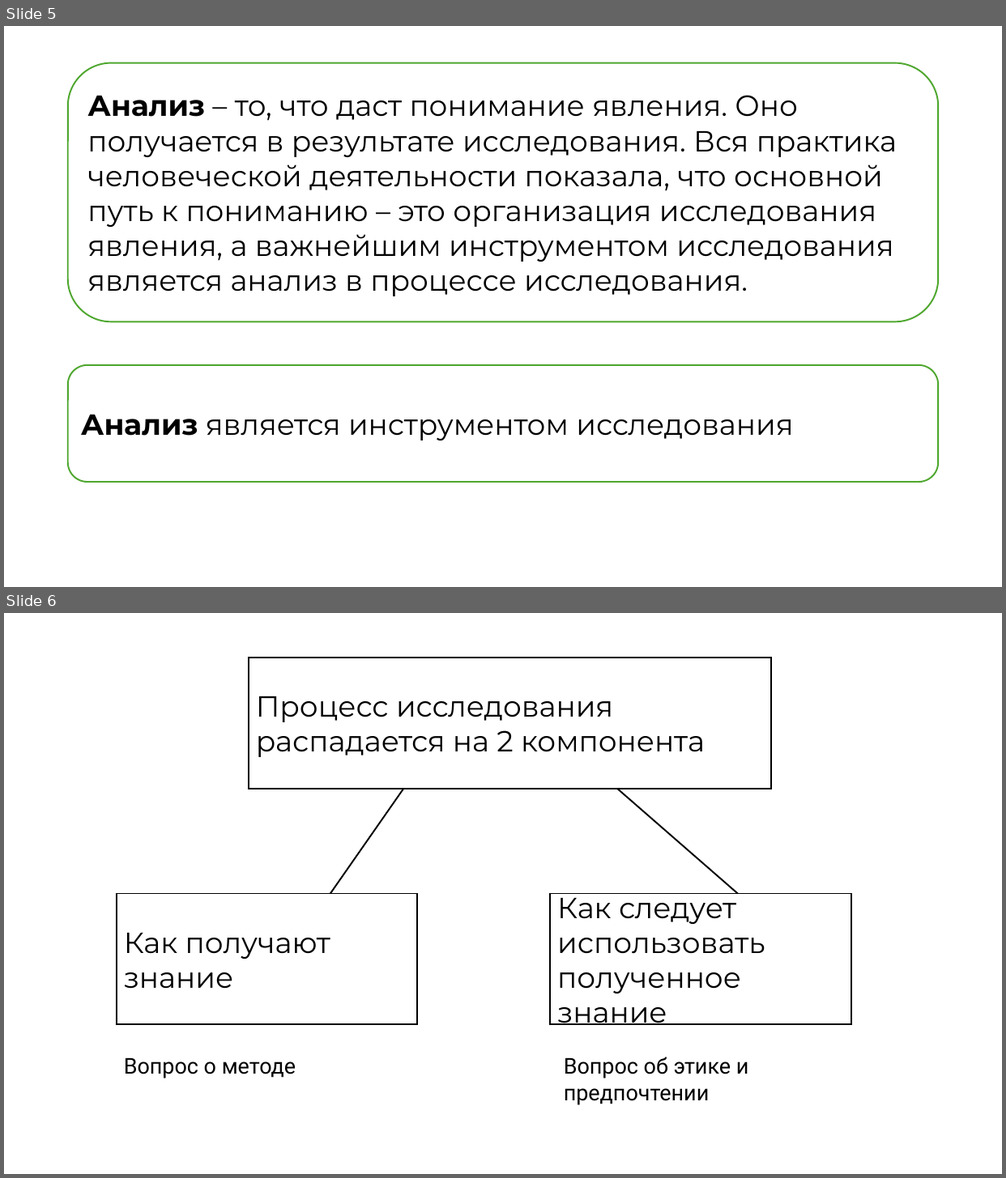
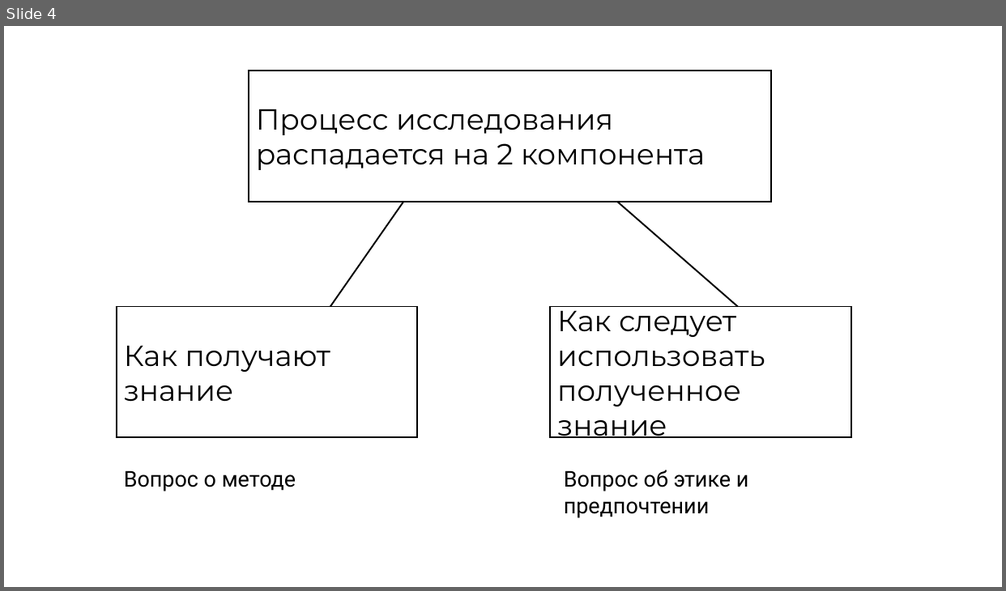
Before and after one commit to kuskas112/Labs, a slide deck: Основы системного анализа/lab1/lab1.pptx. Shown one above the other, each under a label of ours: slides 5 and 6 before the commit, slide 4 after it. The pictures are 1006x1178 and 1006x591 pixels, drawn with LibreOffice and Linux fonts; fonts in the diff are those of the drawing. Boxes give left, top, right and bottom in pixels: in the first picture for what was removed or moved away, otherwise in the second. Text is boxed around its words. In the diff, an @@ line names an element or a change of style, - is before the commit and + after.

```diff
--- a/Основы системного анализа/lab1/lab1.pptx
+++ b/Основы системного анализа/lab1/lab1.pptx
@@ slide 5 removed at (4,26,1002,587), background #FFFFFF @@
@@ rounded rectangle removed at (68,62,938,322) @@
-Анализ – то, что даст понимание явления. Оно получается в результате исследования. Вся практика человеческой деятельности показала, что основной путь к пониманию – это организация исследования явления, а важнейшим инструментом исследования является анализ в процессе исследования.
@@ rounded rectangle removed at (68,365,938,482) @@
-Анализ является инструментом исследования
@@ what was slide 6 is now slide 4 @@
```
Also in this commit, not shown: 5 slides changed, 1 slide added, 7 other slides removed.
